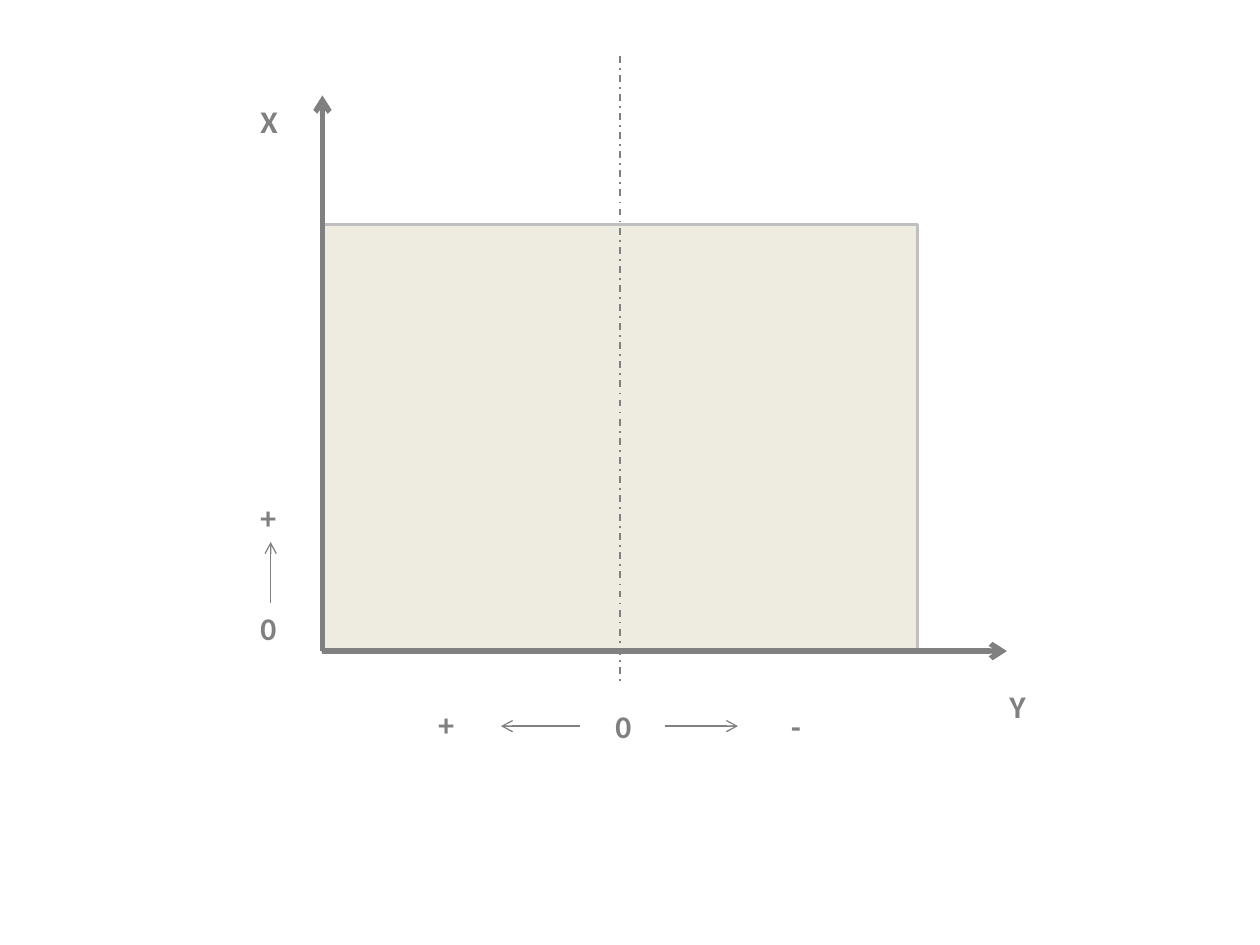
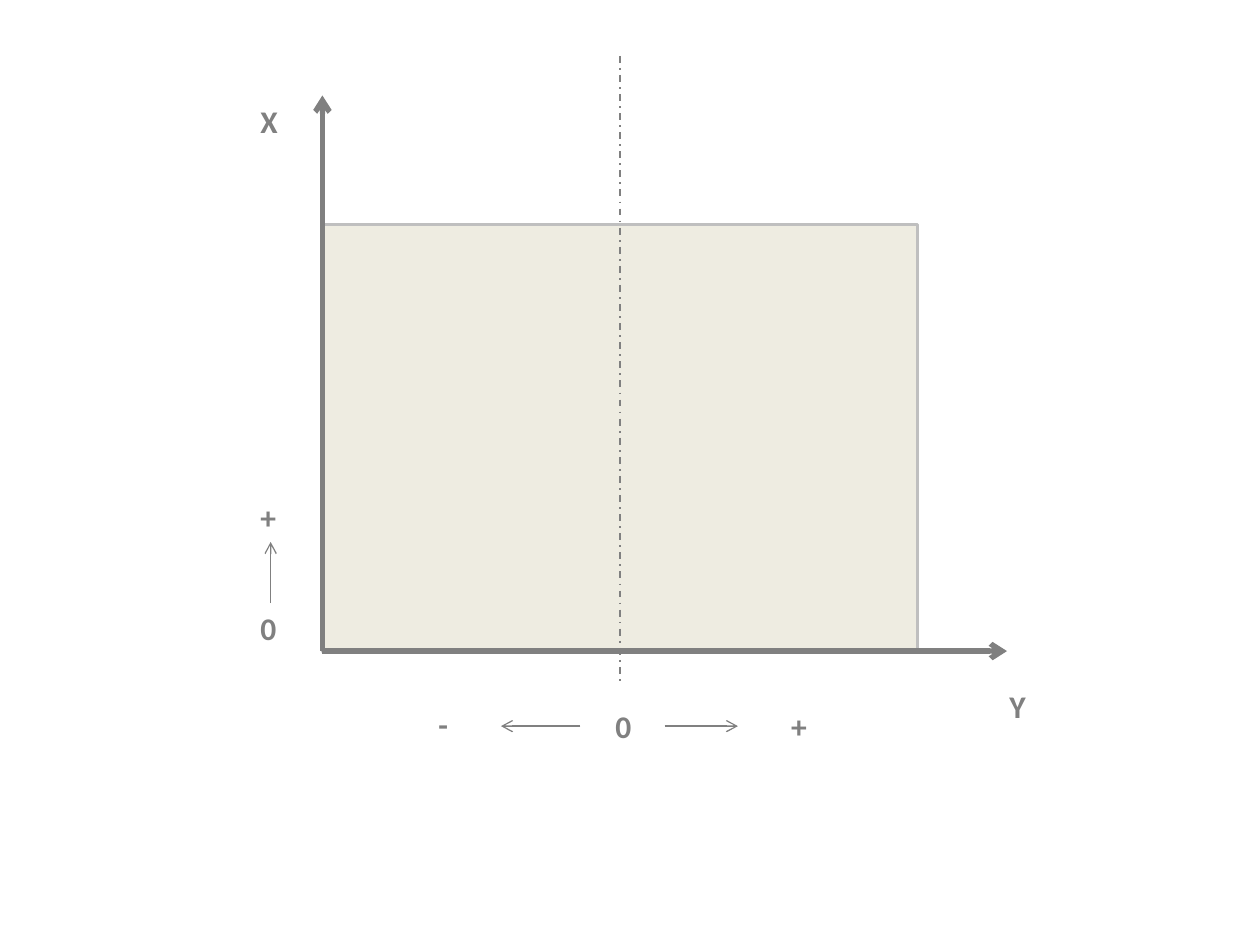
Before and after one commit to aolivares/APA, a slide deck: slide 1 of Documents/Project report Vero/figures/APA_analysis/axesFP.pptx. Drawn at 1260x945 pixels with LibreOffice and Linux fonts; fonts in the diff are those of the drawing. Boxes give left, top, right and bottom in pixels: in the first picture for what was removed or moved away, otherwise in the second. Text is boxed around its words. In the diff, an @@ line names an element or a change of style, - is before the commit and + after.

```diff
--- a/Documents/Project report Vero/figures/APA_analysis/axesFP.pptx
+++ b/Documents/Project report Vero/figures/APA_analysis/axesFP.pptx
@@ text at (426, 699, 485, 750): text changed @@
-+
+-
@@ text at (779, 701, 838, 751): text changed @@
--
++
```
Also in this commit, not shown: 3 other files.
